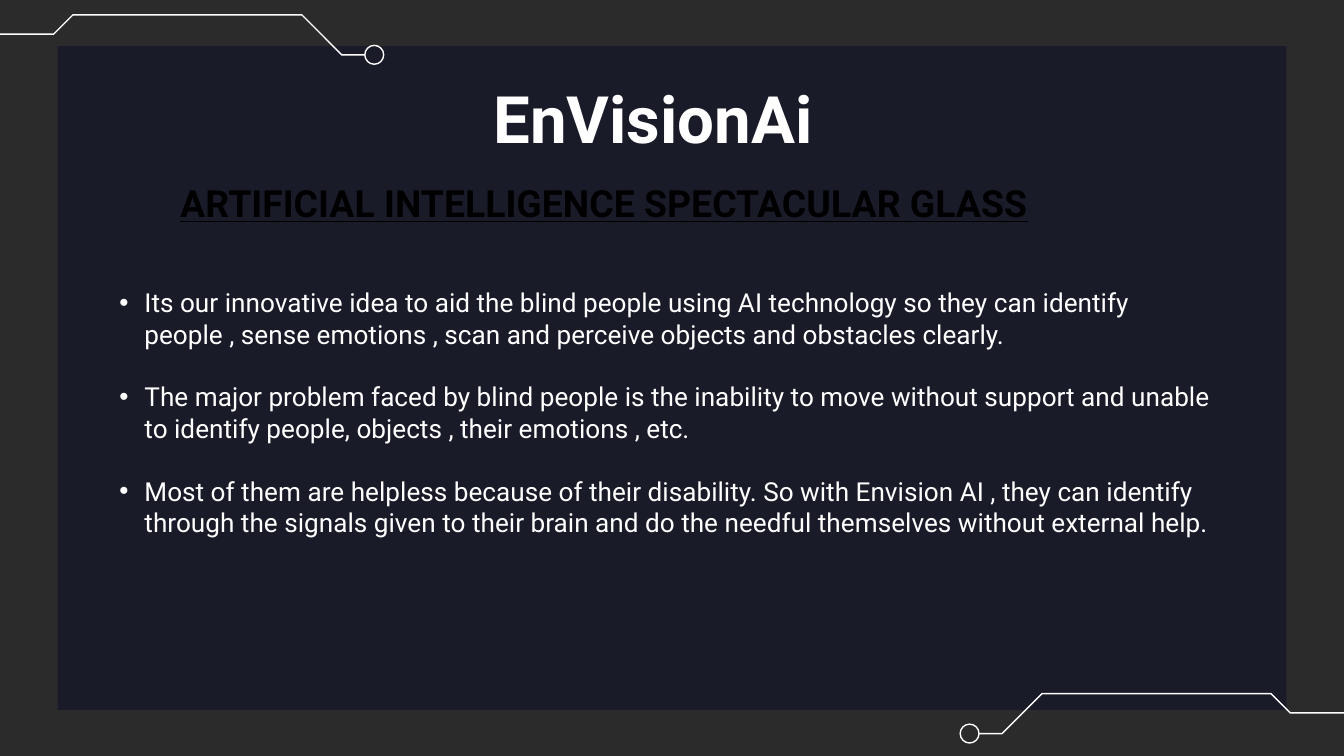
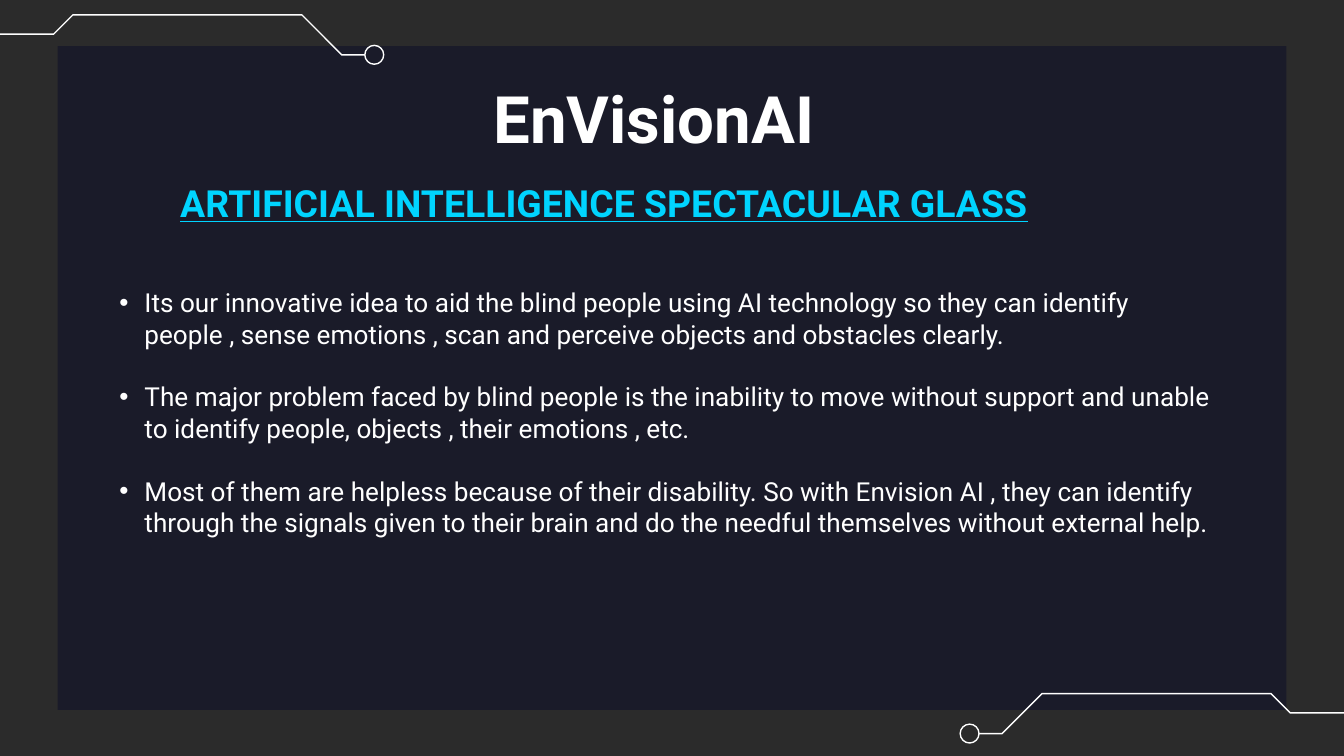
Before and after one commit to Ivin-Mathew/08-CodeVision, a slide deck: slide 3 of Presentation/ENVISIONAI KODIKON.pptx. Drawn at 1344x756 pixels with LibreOffice and Linux fonts; fonts in the diff are those of the drawing; background and template pictures are left out; a plain dark background stands for a picture behind light text. Boxes give left, top, right and bottom in pixels: in the first picture for what was removed or moved away, otherwise in the second. Text is boxed around its words. In the diff, an @@ line names an element or a change of style, - is before the commit and + after.

```diff
--- a/Presentation/ENVISIONAI KODIKON.pptx
+++ b/Presentation/ENVISIONAI KODIKON.pptx
@@ title at bbox=[494, 94, 815, 144]: text changed @@
-EnVisionAi
+EnVisionAI
@@ text "ARTIFICIAL INTELLIGENCE SPECTACULAR GLASS" at bbox=[180, 190, 1027, 222]: text colour #000000 to #00D4FF @@
```
Also in this commit, not shown: 5 other slides changed, 3 slides added, 4 slides removed.
